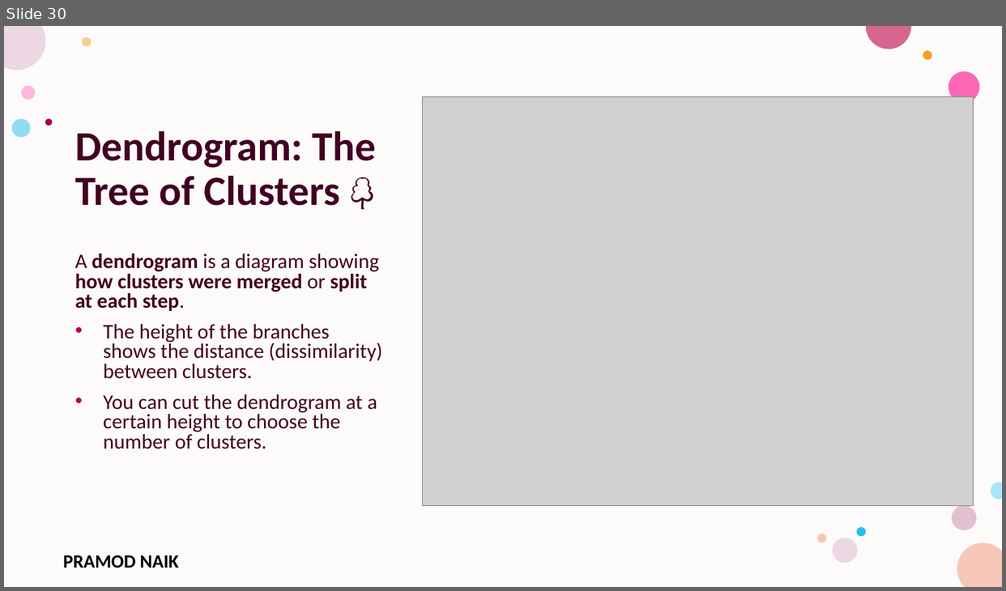
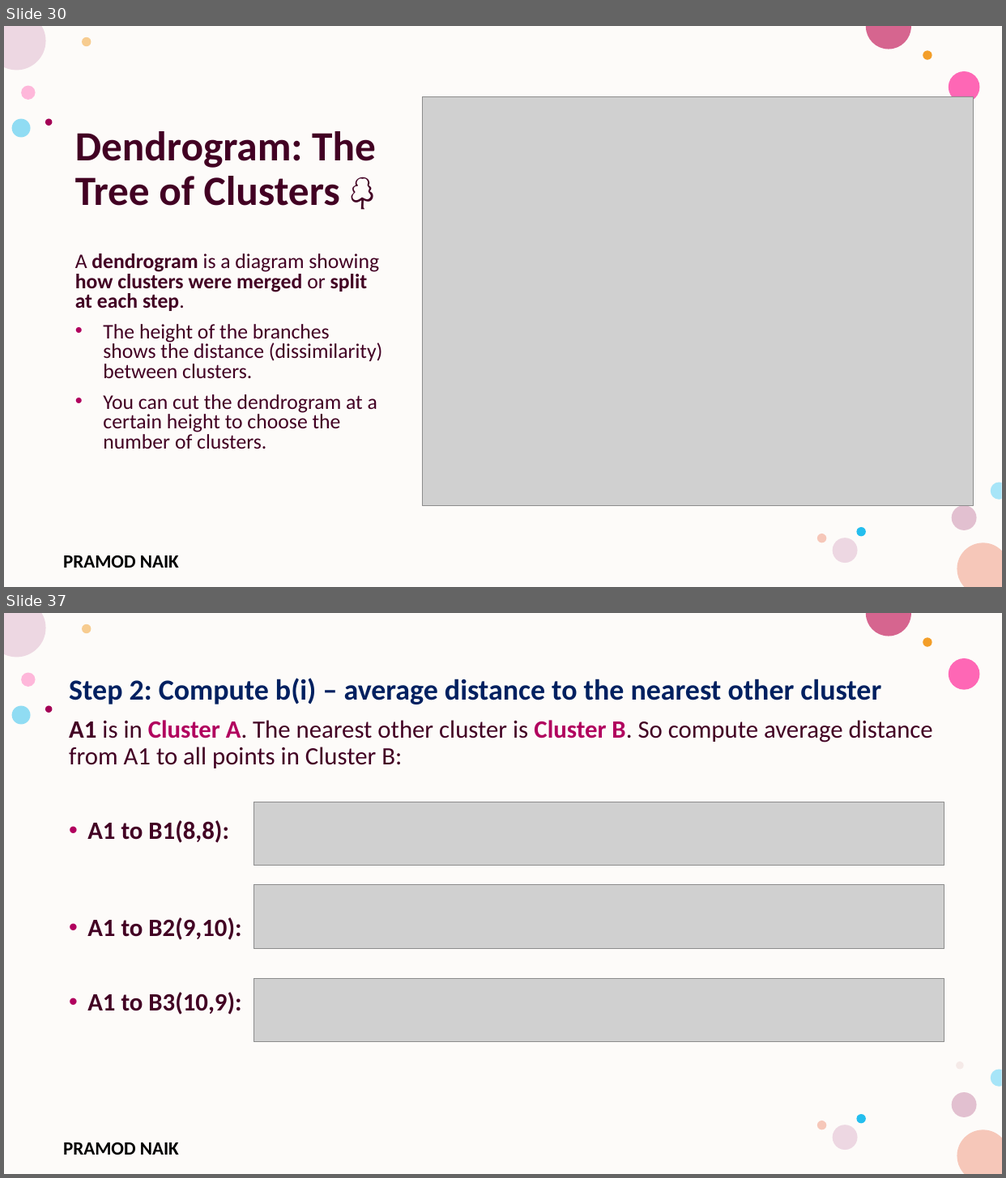
Before and after one commit to PRAMODNAIK-DEV/MCA-2nd-Sem-ML-Data-Analytics-Shridevi-College, a slide deck: Theory Class-Notes/Unit-3 Unsupervised Learning.pptx. Shown one above the other, each under a label of ours: slide 30 before the commit, slides 30 and 37 after it; the slides between them are not shown. The pictures are 1006x591 and 1006x1178 pixels, drawn with LibreOffice and Linux fonts; fonts in the diff are those of the drawing; grey boxes stand for pictures; background and template pictures are left out. Boxes give left, top, right and bottom in pixels: in the first picture for what was removed or moved away, otherwise in the second. Text is boxed around its words. In the diff, an @@ line names an element or a change of style, - is before the commit and + after.

Commit message:
Completed Clustering Theory and Lab.

```diff
--- a/Theory Class-Notes/Unit-3 Unsupervised Learning.pptx
+++ b/Theory Class-Notes/Unit-3 Unsupervised Learning.pptx
@@ slide 37 added at (4, 613, 1002, 1174), background #FFFFFF; not listed: 16 template elements that a slide beside it also shows @@
@@ text added at (69, 678, 933, 1015), 24 pt, text #420023, bold @@
+Step 2: Compute b(i) – average distance to the nearest other cluster
+A1 is in Cluster A. The nearest other cluster is Cluster B. So compute average distance from A1 to all points in Cluster B:
+• A1 to B1(8,8):
+• A1 to B2(9,10):
+• A1 to B3(10,9):
@@ picture added at (254, 803, 945, 865) @@
@@ picture added at (254, 885, 945, 949) @@
@@ picture added at (254, 978, 945, 1042) @@
@@ ellipse added at (957, 1063, 964, 1070), fill #E3BEBE at 28% opacity @@
```
Also in this commit, not shown: 1 slide changed, 31 other slides added, 3 other files.
